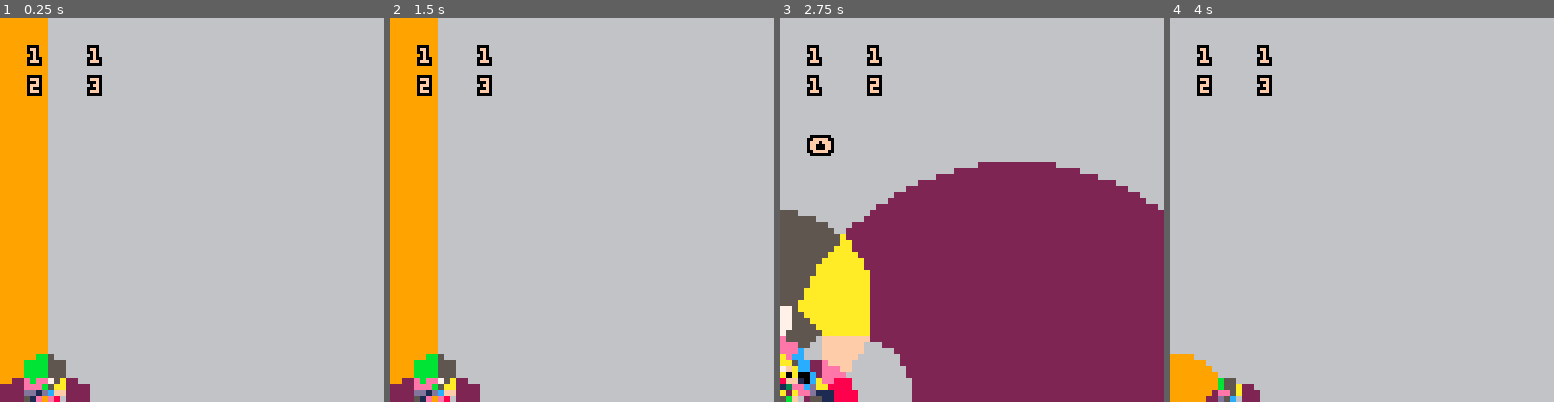
Above: before the commit, frames 1-4 (left to right).
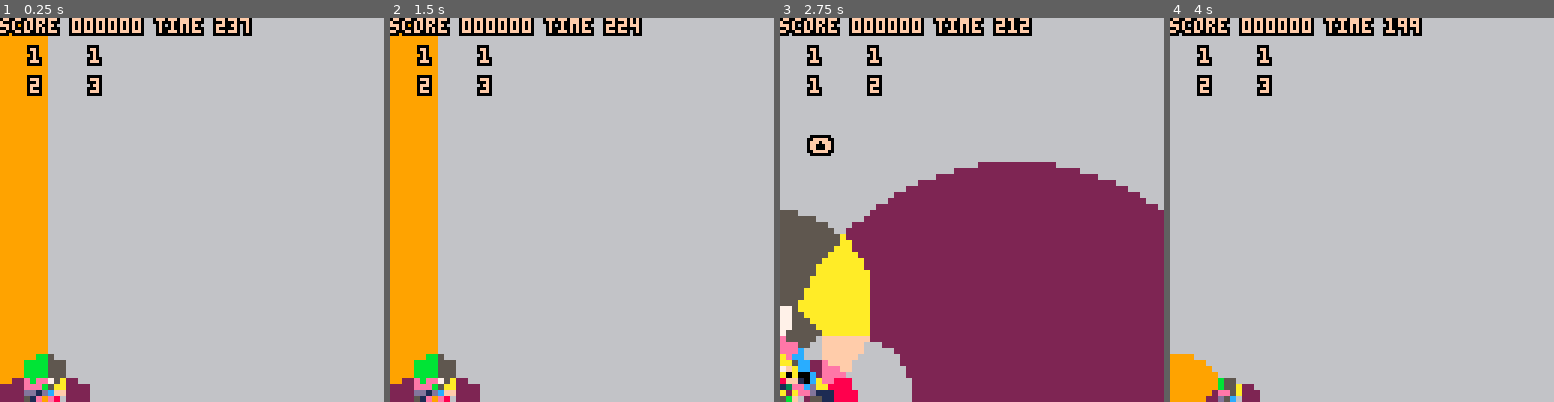
Above: after the commit, the same moments.

Repository: m4thpro/sl2z
Game: PICO-8 cartridge sl2z.p8
The game is run twice, just before and just after one commit, with the same random seed, the same clock (stepped at 60 frames per second) and the same inputs.
Inputs:
- Up to frame 1 (0.25 s): no input
- Up to frame 2 (1.5 s): tap O (Z key) at 0.7 s
- Up to frame 3 (2.75 s): hold Right 1.6-2.1 s; tap O (Z key) at 1.7, 2.1, 2.5 s; hold Up 2.15-2.42 s; hold Right from 2.47 s (still down)
- Up to frame 4 (4 s): tap O (Z key) at 2.9, 3.3, 3.7 s; release Right at 3.03 s; hold Left 3.08-3.58 s; hold Down 3.63-3.97 s

The runs differ from the first frame. In frame 1, 2.7% of the frame differs, in the area x 0-66%, y 0-5%; in frame 2, 2.7%; in frame 3, 2.7%; in frame 4, 2.7%.

Commit message:
timer and score

Diff:
--- a/sl2z.p8
+++ b/sl2z.p8
@@ -45,6 +45,7 @@
    word = ""
    drawn = matrix
    timer = 0
+   deadline = time() + 24
 end
 
 function simplify(word)
@@ -92,9 +93,21 @@
       timer = time()
    end
 
+   remaining_time = deadline - time()
+
+   if #word > 13 then
+      start_round()
+   end
+
+   if (remaining_time < 0) then
+      remaining_time = 0
+      start_round()
+   end
+
    if (abs(matrix[1][1]) == 1 and matrix[2][1] == 0 and
        matrix[1][2] == 0 and abs(matrix[2][2] == 1)) then
       start_round()
+      score = score + shr(flr(10*remaining_time),16)
    end
 end
 
@@ -106,6 +119,23 @@
    end
    print(text,x,y,15)
 end
+
+function padded(i, s)
+   return sub("0000000000" .. s, #s + 10 - i + 1, #s + 10)
+end
+
+function bignum(val)
+   if (val == 0) then return "0" end
+
+   local s = ""
+   local v = abs(val)
+   while (v!=0) do
+     s = shl(v % 0x0.000a, 16)..s
+     v /= 10
+   end
+   if (val<0)  s = "-"..s
+   return s
+ end
 
 function _draw()
    local speed = 1.0
@@ -176,6 +206,8 @@
    printo(drawn[1][2],10,20)
    printo(drawn[2][2],30,20)
    printo(word,10,40)
+
+   printo("score " .. padded(6,bignum(score)) .. " time " .. padded(3,tostr(flr(10*remaining_time))),0,0)
 end
 
 function _init()
@@ -187,6 +219,7 @@
    end
 
    start_round()
+   score = 0
 end
 
 __gfx__
